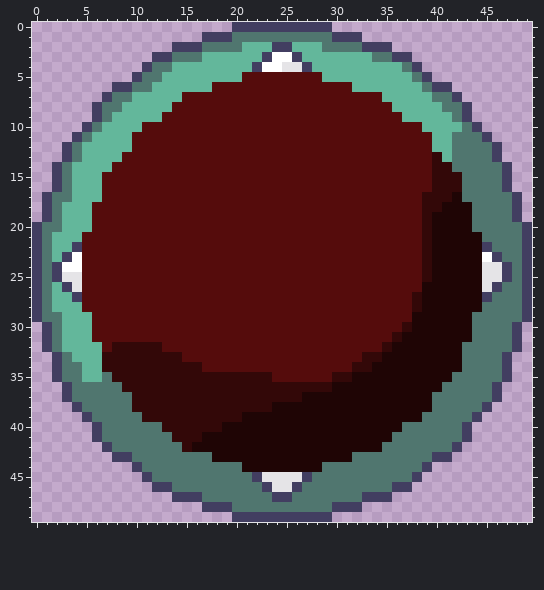
Two versions of one pixel-art sprite, Assets/Sprites/UI/insubmersibleModule_off.png. This is how it looked before the edit.
The file is 50x50 pixels.
The same view after the edit:
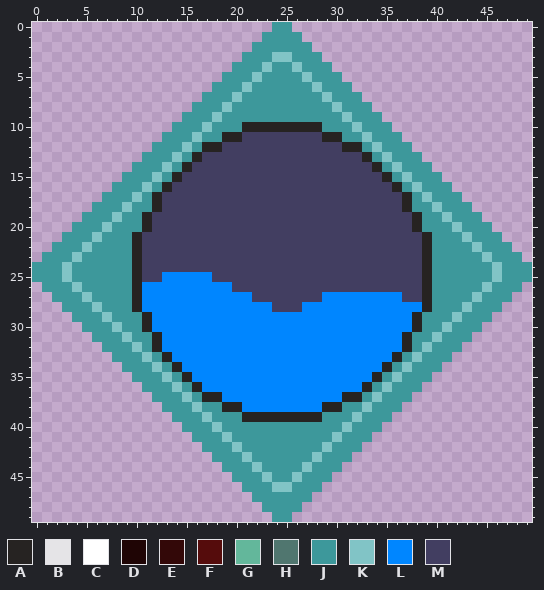
Palette (. is transparent): A #262322  B #e5e4e7  C #ffffff  D #1f0505  E #330808  F #550c0c  G #63b79b  H #50766f  J #3d989b  K #81c4c6  L #0086ff  M #423e61
Author's note on the commit: Change module icon, and add cost for upgrade
Difference:
Changed rows in their new state; - is an unchanged pixel.
first column x 0:
 0 --------------------....JJ....--------------------
 1 -----------------......JJJJ......-----------------
 2 --------------........JJJJJJ........--------------
 3 ------------.........JJJKKJJJ.........------------
 4 -----------.........JJJKJJKJJJ.........-----------
 5 ----------.........JJJKJJJJKJJJ.........----------
 6 --------..........JJJKJJJJJJKJJJ..........--------
 7 -------..........JJJKJJJJJJJJKJJJ..........-------
 8 ------..........JJJKJJJJJJJJJJKJJJ..........------
 9 ------.........JJJKJJJJJJJJJJJJKJJJ.........------
10 -----.........JJJKJJJAAAAAAAAJJJKJJJ.........-----
11 ----.........JJJKJJAAMMMMMMMMAAJJKJJJ.........----
12 ---.........JJJKJAAMMMMMMMMMMMMAAJKJJJ.........---
13 ---........JJJKJAMMMMMMMMMMMMMMMMAJKJJJ........---
14 --........JJJKJAMMMMMMMMMMMMMMMMMMAJKJJJ........--
15 --.......JJJKJAMMMMMMMMMMMMMMMMMMMMAJKJJJ.......--
16 --......JJJKJAMMMMMMMMMMMMMMMMMMMMMMAJKJJJ......--
17 -......JJJKJAMMMMMMMMMMMMMMMMMMMMMMMMAJKJJJ......-
18 -.....JJJKJJAMMMMMMMMMMMMMMMMMMMMMMMMAJJKJJJ.....-
19 -....JJJKJJAMMMMMMMMMMMMMMMMMMMMMMMMMMAJJKJJJ....-
20 ....JJJKJJJAMMMMMMMMMMMMMMMMMMMMMMMMMMAJJJKJJJ....
21 ...JJJKJJJAMMMMMMMMMMMMMMMMMMMMMMMMMMMMAJJJKJJJ...
22 ..JJJKJJJJAMMMMMMMMMMMMMMMMMMMMMMMMMMMMAJJJJKJJJ..
23 .JJJKJJJJJAMMMMMMMMMMMMMMMMMMMMMMMMMMMMAJJJJJKJJJ.
24 JJJKJJJJJJAMMMMMMMMMMMMMMMMMMMMMMMMMMMMAJJJJJJKJJJ
25 JJJKJJJJJJAMMLLLLLMMMMMMMMMMMMMMMMMMMMMAJJJJJJKJJJ
26 .JJJKJJJJJALLLLLLLLLMMMMMMMMMMMMMMMMMMMAJJJJJKJJJ.
27 ..JJJKJJJJALLLLLLLLLLLMMMMMMMLLLLLLLLMMAJJJJKJJJ..
28 ...JJJKJJJALLLLLLLLLLLLLMMMLLLLLLLLLLLLAJJJKJJJ...
29 ....JJJKJJJALLLLLLLLLLLLLLLLLLLLLLLLLLAJJJKJJJ....
30 -....JJJKJJALLLLLLLLLLLLLLLLLLLLLLLLLLAJJKJJJ....-
31 -.....JJJKJJALLLLLLLLLLLLLLLLLLLLLLLLAJJKJJJ.....-
32 -......JJJKJALLLLLLLLLLLLLLLLLLLLLLLLAJKJJJ......-
33 --......JJJKJALLLLLLLLLLLLLLLLLLLLLLAJKJJJ......--
34 --.......JJJKJALLLLLLLLLLLLLLLLLLLLAJKJJJ.......--
35 --........JJJKJALLLLLLLLLLLLLLLLLLAJKJJJ........--
36 ---........JJJKJALLLLLLLLLLLLLLLLAJKJJJ........---
37 ---.........JJJKJAALLLLLLLLLLLLAAJKJJJ.........---
38 ----.........JJJKJJAALLLLLLLLAAJJKJJJ.........----
39 -----.........JJJKJJJAAAAAAAAJJJKJJJ.........-----
40 ------.........JJJKJJJJJJJJJJJJKJJJ.........------
41 ------..........JJJKJJJJJJJJJJKJJJ..........------
42 -------..........JJJKJJJJJJJJKJJJ..........-------
43 --------..........JJJKJJJJJJKJJJ..........--------
44 ----------.........JJJKJJJJKJJJ.........----------
45 -----------.........JJJKJJKJJJ.........-----------
46 ------------.........JJJKKJJJ.........------------
47 --------------........JJJJJJ........--------------
48 -----------------......JJJJ......-----------------
49 --------------------....JJ....--------------------
Pixel boxes of the changes (left, top, right, bottom) in both pictures:
changed: (32, 22, 532, 522)
